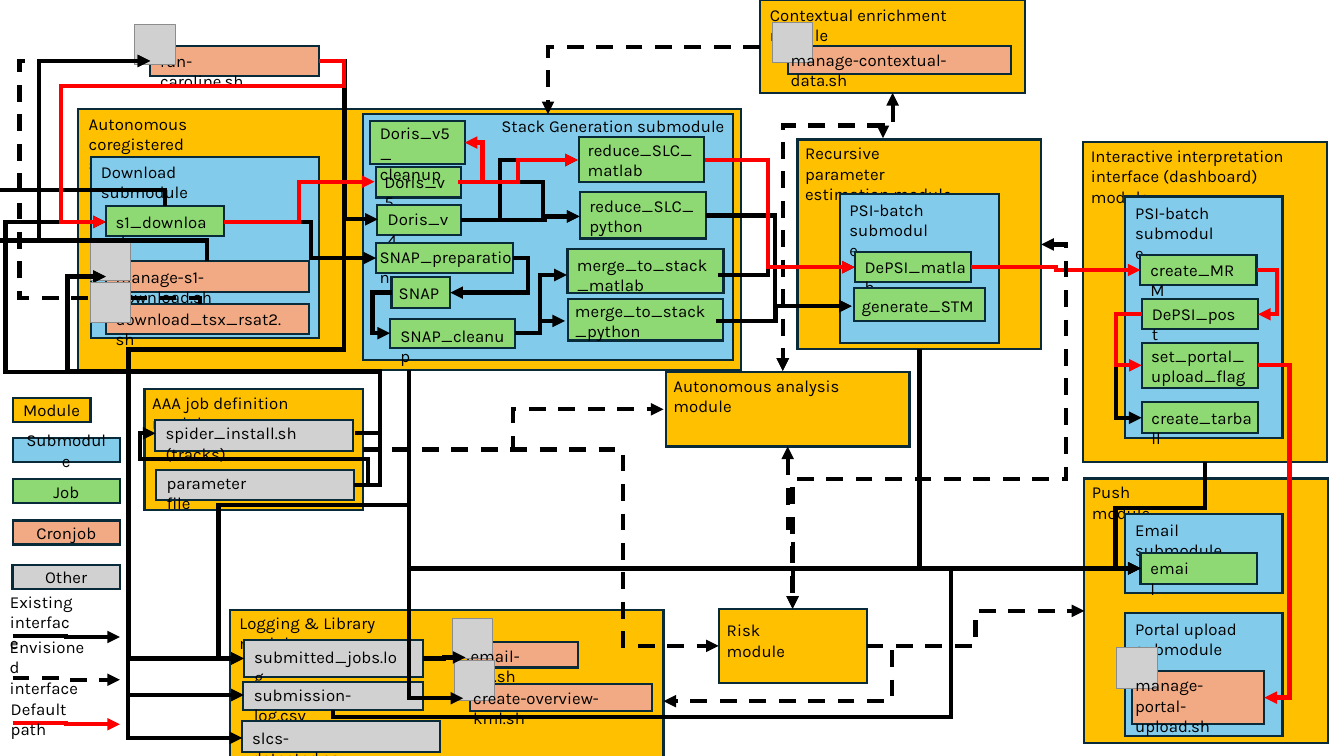
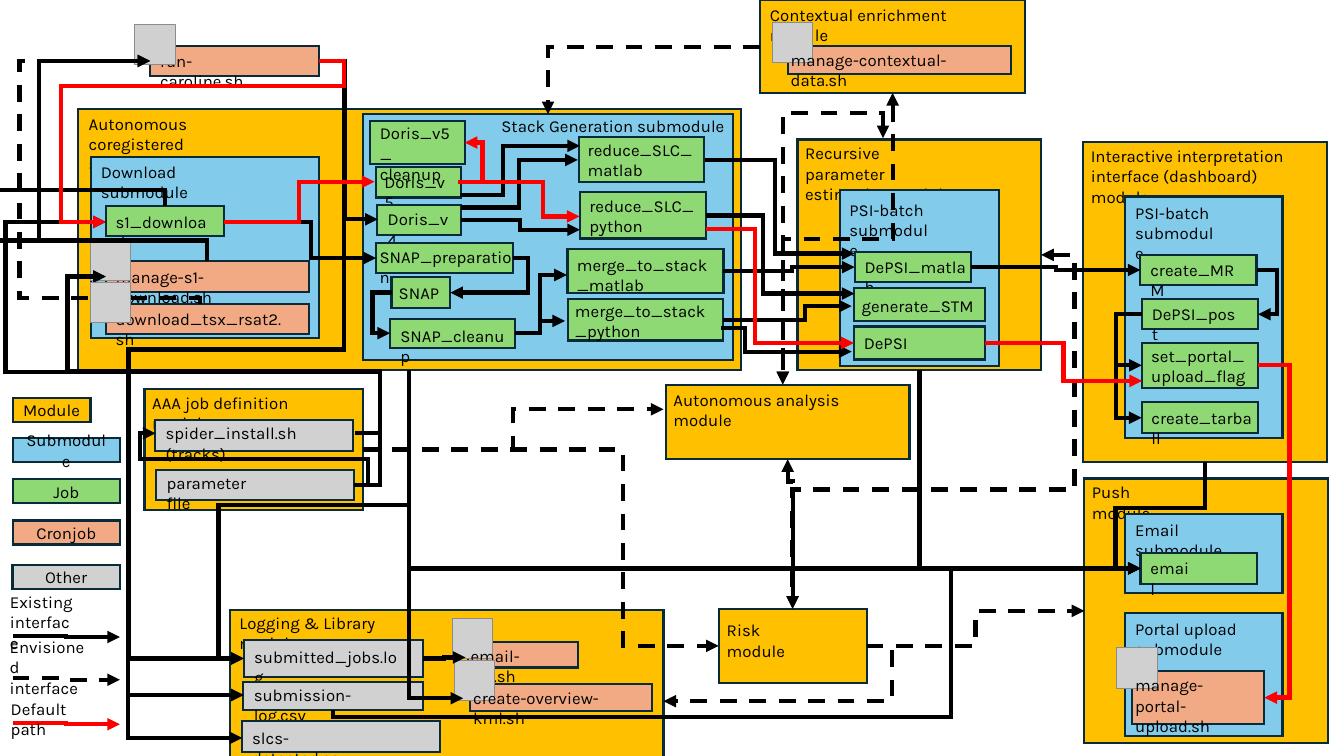
Before and after one commit to TUDelftGeodesy/caroline, a slide deck: slide 2 of docs/assets/Caroline_drawings.pptx. Drawn at 1344x756 pixels with LibreOffice and Linux fonts; fonts in the diff are those of the drawing; grey boxes stand for pictures. Boxes give left, top, right and bottom in pixels: in the first picture for what was removed or moved away, otherwise in the second. Text is boxed around its words. In the diff, an @@ line names an element or a change of style, - is before the commit and + after.

```diff
--- a/docs/assets/Caroline_drawings.pptx
+++ b/docs/assets/Caroline_drawings.pptx
@@ elbow double arrow moved from (883, 138) - (783, 371) to (883, 138) - (783, 384) @@
@@ elbow double arrow moved from (893, 93) - (783, 371) to (893, 93) - (783, 384) @@
@@ elbow arrow moved from (459, 181) - (578, 160) to (460, 196) - (580, 146) @@
@@ elbow arrow (460, 196) - (580, 146): stroke #FF0000 3 pt to #000000 3 pt @@
@@ rectangle: place and size @@
-rectangle at [798, 139, 1042, 349]
+rectangle at [798, 139, 1042, 370]
@@ elbow arrow moved from (461, 220) - (578, 160) to (461, 208) - (578, 160) @@
@@ elbow arrow moved from (706, 160) - (855, 267) to (706, 160) - (855, 254) @@
@@ elbow arrow (706, 160) - (855, 254): stroke #FF0000 3 pt to #000000 3 pt @@
@@ elbow arrow (459, 181) - (580, 217): stroke #000000 3 pt to #FF0000 3 pt @@
@@ rectangle: place and size @@
-rectangle at [840, 194, 999, 343]
+rectangle at [840, 190, 999, 366]
@@ elbow arrow moved from (461, 220) - (580, 217) to (461, 220) - (580, 230) @@
@@ elbow arrow added from (706, 230) to (854, 343), #FF0000 3 pt @@
@@ elbow arrow moved from (707, 216) - (852, 307) to (707, 216) - (855, 293) @@
@@ elbow arrow moved from (718, 275) - (855, 267) to (724, 271) - (855, 267) @@
@@ elbow double arrow moved from (1042, 245) - (792, 609) to (1042, 255) - (792, 609) @@
@@ elbow arrow (971, 267) - (1140, 270): stroke #FF0000 3 pt to #000000 3 pt @@
@@ elbow arrow (1257, 270) - (1258, 315): stroke #FF0000 3 pt to #000000 3 pt @@
@@ elbow arrow added from (722, 329) to (852, 352), #000000 3 pt @@
@@ elbow arrow moved from (716, 321) - (852, 307) to (724, 320) - (852, 307) @@
@@ rectangle added at [854, 327, 985, 360], fill #8ED973, outline #092A39 1.5 pt @@
@@ elbow arrow (1142, 315) - (1142, 365): stroke #FF0000 3 pt to #000000 3 pt @@
@@ text added at [864, 338, 908, 349], 12 pt, text #000000 @@
+DePSI
@@ elbow arrow added from (985, 343) to (1142, 381), #FF0000 3 pt @@
@@ text "Autonomous analysis module": place and size @@
-text "Autonomous analysis module" at [673, 380, 840, 413]
+text "Autonomous analysis module" at [673, 394, 840, 427]
@@ rectangle: place and size @@
-rectangle at [666, 372, 910, 447]
+rectangle at [666, 385, 910, 460]
@@ elbow arrow moved from (920, 350) - (1141, 569) to (920, 370) - (1141, 569) @@
@@ elbow double arrow moved from (787, 447) - (792, 609) to (787, 460) - (792, 609) @@
```
Also in this commit, not shown: 4 other files.
